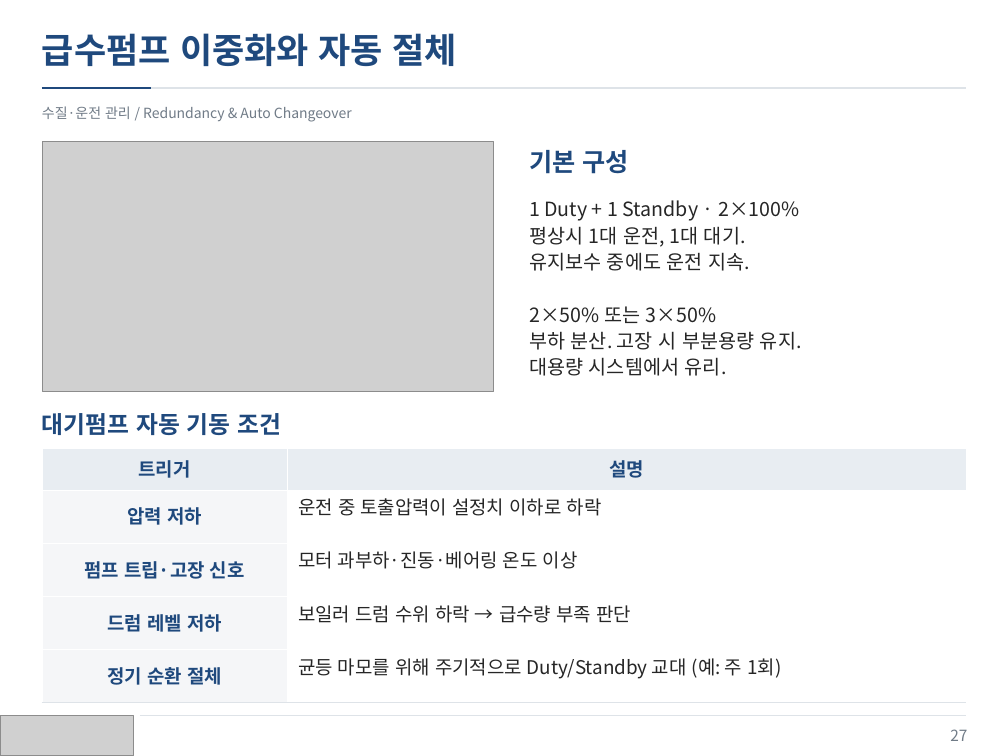
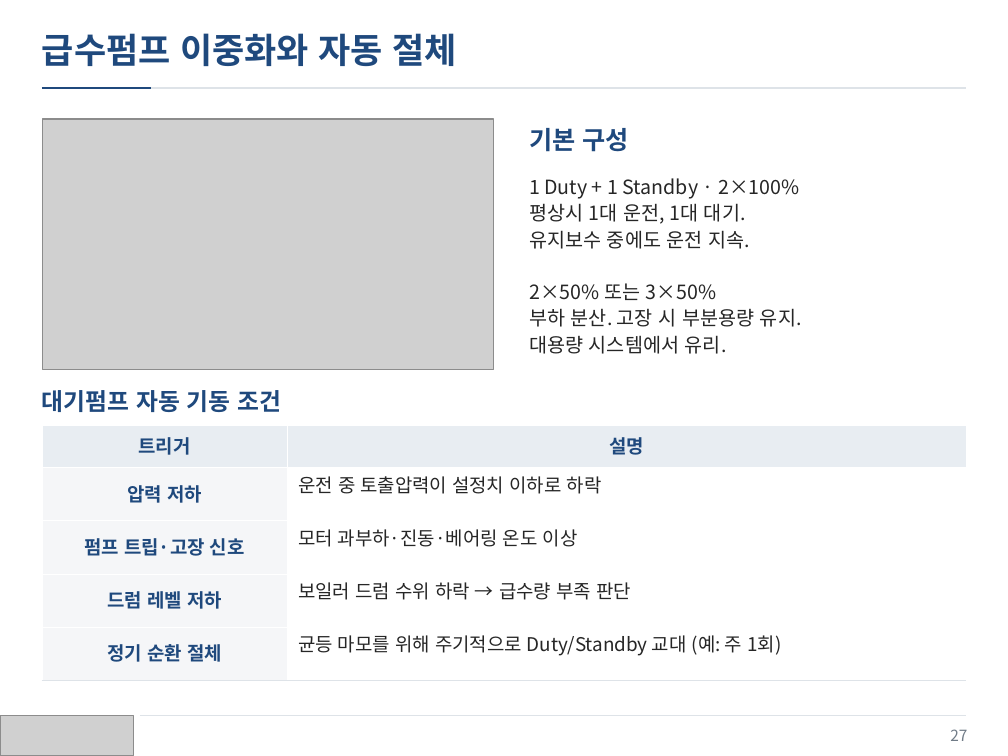
Before and after one commit to jskang5000-arch/my-PPT, a slide deck: slide 27 of KITECH_Boiler.pptx. Drawn at 1008x756 pixels with LibreOffice and Linux fonts; fonts in the diff are those of the drawing; grey boxes stand for pictures. Boxes give left, top, right and bottom in pixels: in the first picture for what was removed or moved away, otherwise in the second. Text is boxed around its words. In the diff, an @@ line names an element or a change of style, - is before the commit and + after.

Commit message:
Remove subtitles and refine spacing in 4:3 layout

```diff
--- a/KITECH_Boiler.pptx
+++ b/KITECH_Boiler.pptx
@@ picture moved from (x1=42, y1=141, x2=494, y2=392) to (x1=42, y1=119, x2=494, y2=370) @@
@@ text removed at (x1=42, y1=106, x2=352, y2=122) @@
-수질·운전 관리 / Redundancy & Auto Changeover
@@ 2 texts, 1 table moved together from (x1=42, y1=150, x2=967, y2=703) to (x1=42, y1=128, x2=967, y2=680) @@
@@ text "대기펌프 자동 기동 조건" moved from (x1=42, y1=413, x2=281, y2=435) to (x1=42, y1=390, x2=281, y2=412) @@
```
Also in this commit, not shown: 33 other slides changed.
